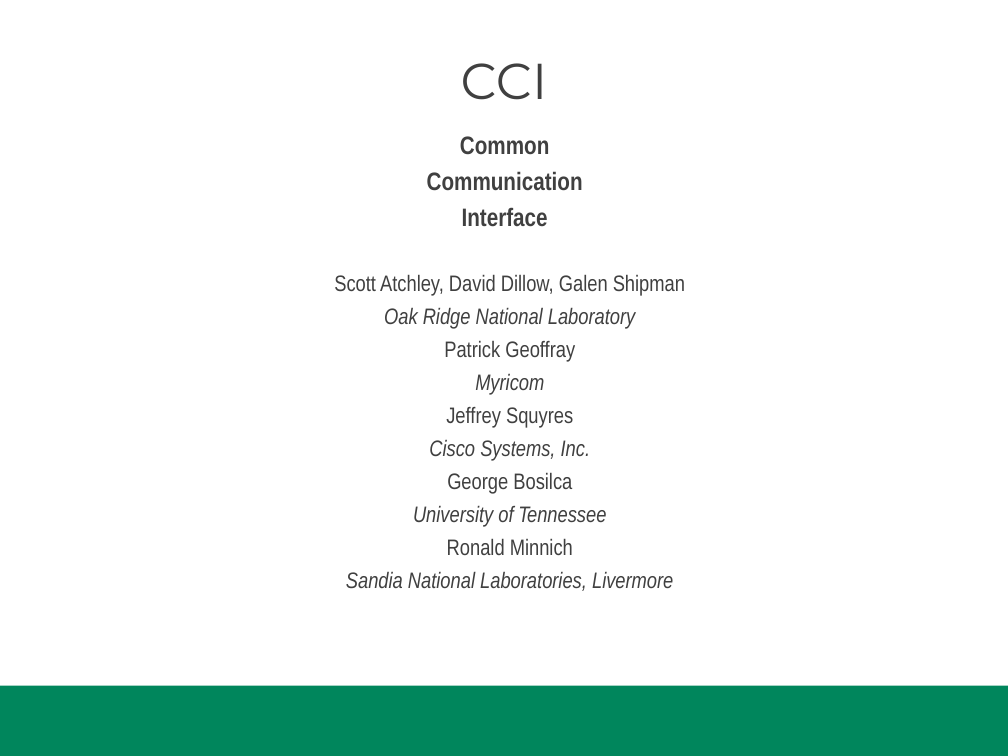
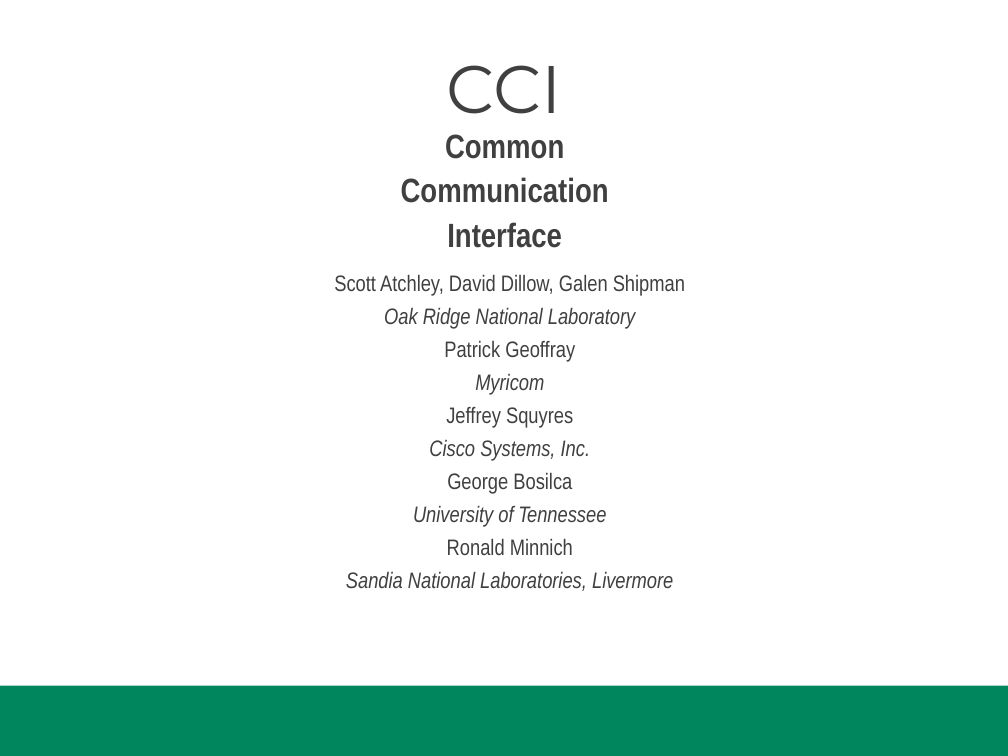
Before and after one commit to CCI/pub, a slide deck: slide 1 of slides/HotI-2011/2011-HotI-CCI-OLCF.pptx. Drawn at 1008x756 pixels with LibreOffice and Linux fonts; fonts in the diff are those of the drawing; background and template pictures are left out. Boxes give left, top, right and bottom in pixels: in the first picture for what was removed or moved away, otherwise in the second. Text is boxed around its words. In the diff, an @@ line names an element or a change of style, - is before the commit and + after.

```diff
--- a/slides/HotI-2011/2011-HotI-CCI-OLCF.pptx
+++ b/slides/HotI-2011/2011-HotI-CCI-OLCF.pptx
@@ title "CCI" at (x1=446, y1=65, x2=562, y2=114): size 36 to 48 pt @@
@@ text "Common" at (x1=401, y1=134, x2=609, y2=248): size 18 to 24 pt @@
```
Also in this commit, not shown: 5 other slides changed, 3 slides added, 4 slides removed.
